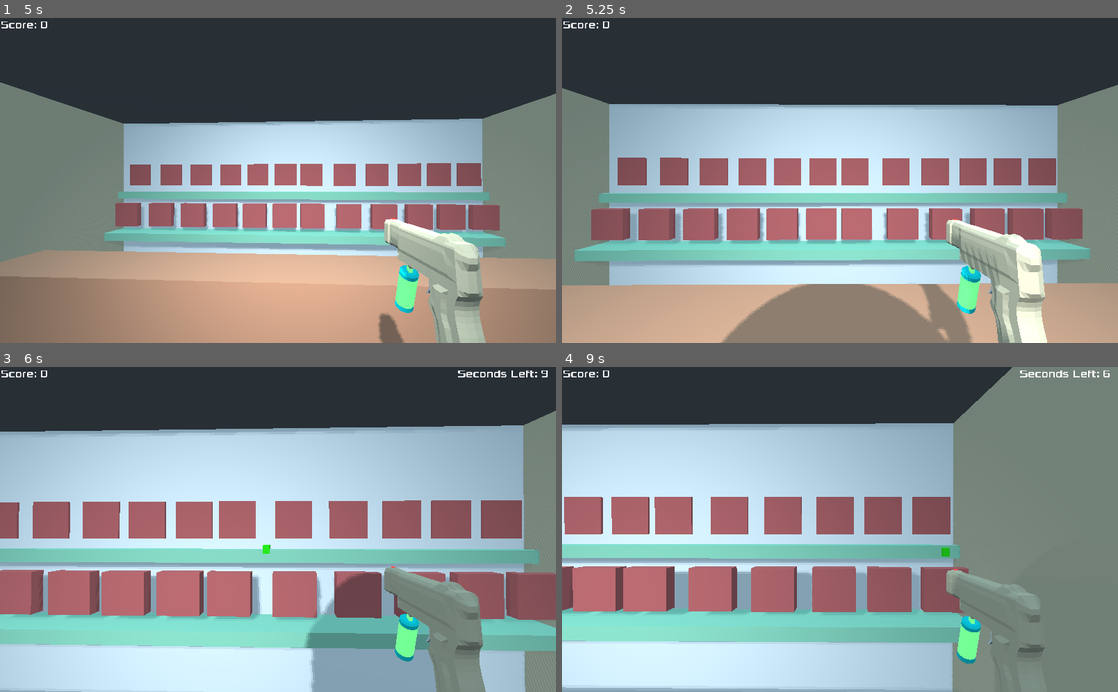
Above: before the commit, frames 1-4 (two rows, left to right).
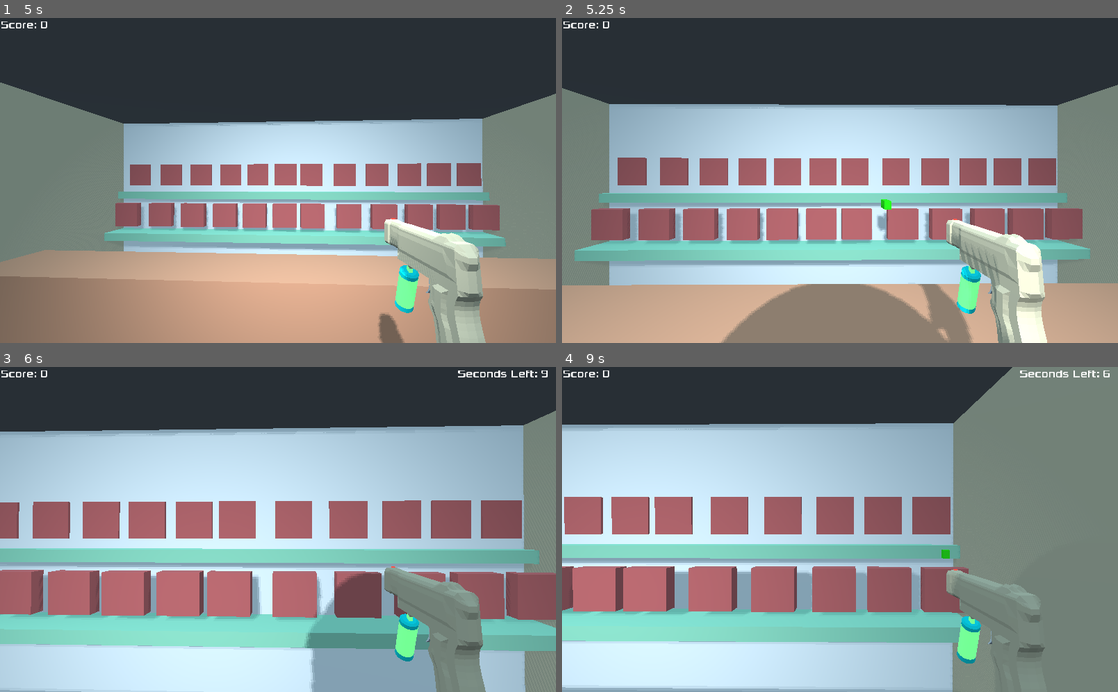
Above: after the commit, the same moments.

Repository: EricWRogers/GodotAccurateBulletPhysicsTutorial
Game: Godot game, scene res://Scenes/Game.tscn
Two runs of this game, one before a commit and one after it. Both use one fixed random seed, a clock stepped at 60 frames per second and the inputs below.
Inputs (mouse positions are in pixels of both pictures, inside the frame that each line leads up to):
- Up to frame 1 (5 s): tap Enter every 0.75 s from 0.5 to 4.25 s; move the mouse to (305, 180) at 0.52 s; press the mouse at (305, 180) at 0.53 s; hold W (move_forward) from 0.53 s (still down); move the mouse to (250, 180) at 1.27 s; release the mouse at (250, 180) at 1.28 s; click (250, 180) at 1.35 s; move the mouse to (289, 174) at 2.02 s; press the mouse at (289, 174) at 2.03 s; move the mouse to (272, 187) at 2.77 s; release the mouse at (272, 187) at 2.78 s; click (272, 187) at 2.85 s; move the mouse to (316, 183) at 3.52 s; press the mouse at (316, 183) at 3.53 s; move the mouse to (233, 177) at 4.27 s; release the mouse at (233, 177) at 4.28 s; click (233, 177) at 4.35 s
- Up to frame 2 (5.25 s): keep holding W (move_forward); move the mouse to (845, 180) at 5.02 s; press the mouse at (845, 180) at 5.03 s
- Up to frame 3 (6 s): move the mouse to (255, 523) at 5.77 s; release W (move_forward) at 5.78 s; release the mouse at (255, 523) at 5.78 s; hold D (move_right) from 5.78 s (still down); click (255, 523) at 5.85 s
- Up to frame 4 (9 s): move the mouse to (867, 529) at 6.52 s; release D (move_right) at 6.53 s; press the mouse at (867, 529) at 6.53 s; hold W (move_forward) 6.53-8.78 s; move the mouse to (812, 529) at 7.27 s; release the mouse at (812, 529) at 7.28 s; click (812, 529) at 7.35 s; move the mouse to (851, 523) at 8.02 s; press the mouse at (851, 523) at 8.03 s; move the mouse to (834, 536) at 8.77 s; release the mouse at (834, 536) at 8.78 s; hold A (move_left) from 8.78 s (still down); click (834, 536) at 8.85 s

Frame 1 is identical in both runs. In frame 2, 0.1% of the frame differs, in the area x 56-60%, y 55-66%; in frame 3, less than 0.1%; in frame 4, less than 0.1%.

Commit message:
Bullet Drop

Diff:
--- a/Scripts/Bullet.gd
+++ b/Scripts/Bullet.gd
@@ -2,8 +2,8 @@
 
 var bullet_speed : int = 20
 
-func _process(delta):
-	translate(Vector3(0,0,-1) * bullet_speed * delta)
+func _physics_process(delta):
+	translate(Vector3(0,-0.01,-1) * bullet_speed * delta)
 
 func _on_Timer_timeout():
 	queue_free()
